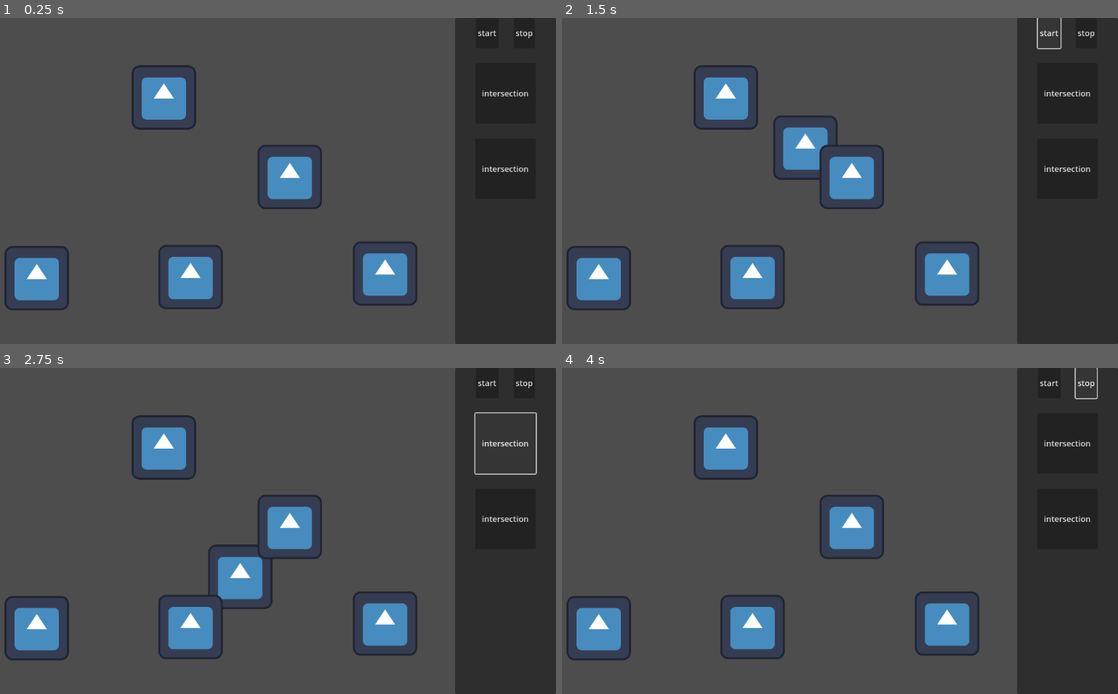
Above: before the commit, frames 1-4 (two rows, left to right).
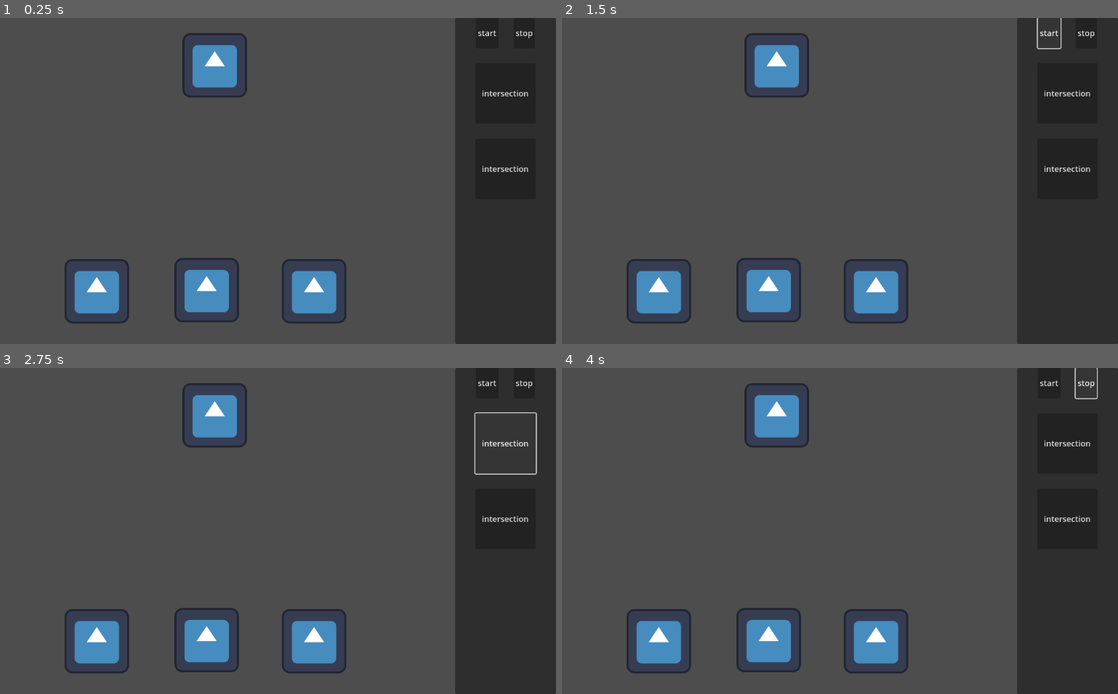
Above: after the commit, the same moments.

Repository: triangle-int/inner-inhabited
Game: Godot game, scene res://scenes/levels/test_level.tscn
Same seed, same stepped clock (60 frames per second), same inputs: the game is played once before the commit and once after it. The engine's default icon, where the game draws it, is replaced by a stand-in: a white triangle on a blue panel in a dark square.
Inputs:
- Up to frame 1 (0.25 s): no input
- Up to frame 2 (1.5 s): click "start" at 0.5 s; click "start" at 1.25 s
- Up to frame 3 (2.75 s): click "intersection" at 2 s
- Up to frame 4 (4 s): click "intersection" at 2.75 s; click "stop" at 3.5 s

The runs differ from the first frame. In frame 1, 11% of the frame differs, in the area x 0-76%, y 4-94%; in frame 2, 12%; in frame 3, 12%; in frame 4, 11%.
Error after the commit: Out of bounds get index '0' (on base: 'Array[Connection]') (res://scripts/core/intersection.gd:7)

Commit message:
Basic connections

Diff:
--- a/project.godot
+++ b/project.godot
@@ -30,6 +30,11 @@
 "events": [Object(InputEventMouseButton,"resource_local_to_scene":false,"resource_name":"","device":-1,"window_id":0,"a …(253 unchanged characters)…
 ]
 }
+connect_nodes={
+"deadzone": 0.5,
+"events": [Object(InputEventMouseButton,"resource_local_to_scene":false,"resource_name":"","device":-1,"window_id":0,"alt_pressed":false,"shift_pressed":false,"ctrl_pressed":false,"meta_pressed":false,"button_mask":0,"position":Vector2(0, 0),"global_position":Vector2(0, 0),"factor":1.0,"button_index":2,"canceled":false,"pressed":false,"double_click":false,"script":null)
+]
+}
 
 [rendering]
 
--- /dev/null
+++ b/scenes/core/base_signal_node.tscn
@@ -0,0 +1,11 @@
+[gd_scene load_steps=3 format=3 uid="uid://dcm2wni227j1"]
+
+[ext_resource type="Texture2D" uid="uid://dotaamtqndjj7" path="res://icon.svg" id="1_tl3m1"]
+[ext_resource type="PackedScene" uid="uid://bk7jdnoknpq6c" path="res://scenes/core/connection_holder.tscn" id="2_c8g5t"]
+
+[node name="BaseSignalNode" type="Node2D"]
+
+[node name="Sprite2D" type="Sprite2D" parent="."]
+texture = ExtResource("1_tl3m1")
+
+[node name="ConnectionHolder" parent="." instance=ExtResource("2_c8g5t")]
--- /dev/null
+++ b/scenes/core/connection.tscn
@@ -0,0 +1,6 @@
+[gd_scene load_steps=2 format=3 uid="uid://bb2o3vycytnhl"]
+
+[ext_resource type="Script" path="res://scripts/core/connection.gd" id="1_ku4s5"]
+
+[node name="Connection" type="Line2D"]
+script = ExtResource("1_ku4s5")
--- /dev/null
+++ b/scenes/core/connection_holder.tscn
@@ -0,0 +1,14 @@
+[gd_scene load_steps=4 format=3 uid="uid://bk7jdnoknpq6c"]
+
+[ext_resource type="Script" path="res://scripts/core/connection_holder.gd" id="1_gq13q"]
+[ext_resource type="PackedScene" uid="uid://bb2o3vycytnhl" path="res://scenes/core/connection.tscn" id="2_xf7n7"]
+
+[sub_resource type="RectangleShape2D" id="RectangleShape2D_jyqum"]
+size = Vector2(120, 120)
+
+[node name="Connection" type="Area2D"]
+script = ExtResource("1_gq13q")
+line = ExtResource("2_xf7n7")
+
+[node name="CollisionShape2D" type="CollisionShape2D" parent="."]
+shape = SubResource("RectangleShape2D_jyqum")
--- a/scenes/core/counter_.tscn
+++ /dev/null
@@ -1,11 +0,0 @@
-[gd_scene load_steps=3 format=3 uid="uid://c4xno8qjrkw4l"]
-
-[ext_resource type="Texture2D" uid="uid://dotaamtqndjj7" path="res://icon.svg" id="1_btikd"]
-[ext_resource type="Script" path="res://scripts/core/counter_receiver.gd" id="1_mv3u7"]
-
-[node name="CounterReceiver" type="Node2D"]
-script = ExtResource("1_mv3u7")
-target_count = 1
-
-[node name="Sprite2D" type="Sprite2D" parent="."]
-texture = ExtResource("1_btikd")
--- a/scenes/core/counter_receiver.tscn
+++ b/scenes/core/counter_receiver.tscn
@@ -1,10 +1,8 @@
-[gd_scene load_steps=3 format=3 uid="uid://bal0o62qqsxyh"]
+[gd_scene load_steps=3 format=3 uid="uid://bhqnux2qnkqmr"]
 
-[ext_resource type="Script" path="res://scripts/core/receiver.gd" id="1_5e8a3"]
-[ext_resource type="Texture2D" uid="uid://dotaamtqndjj7" path="res://icon.svg" id="2_h3q85"]
+[ext_resource type="Script" path="res://scripts/core/counter_receiver.gd" id="1_mv3u7"]
+[ext_resource type="PackedScene" uid="uid://dcm2wni227j1" path="res://scenes/core/base_signal_node.tscn" id="1_nxr3q"]
 
-[node name="Receiver" type="Node2D"]
-script = ExtResource("1_5e8a3")
-
-[node name="Sprite2D" type="Sprite2D" parent="."]
-texture = ExtResource("2_h3q85")
+[node name="BaseSignalNode" instance=ExtResource("1_nxr3q")]
+script = ExtResource("1_mv3u7")
+target_count = 1
--- a/scenes/core/intersection.tscn
+++ b/scenes/core/intersection.tscn
@@ -1,13 +1,11 @@
-[gd_scene load_steps=4 format=3 uid="uid://cu6u3jmqp284f"]
+[gd_scene load_steps=4 format=3 uid="uid://b55fq6rpc6drj"]
 
 [ext_resource type="Script" path="res://scripts/core/intersection.gd" id="1_jec06"]
-[ext_resource type="Texture2D" uid="uid://dotaamtqndjj7" path="res://icon.svg" id="1_w6icv"]
+[ext_resource type="PackedScene" uid="uid://dcm2wni227j1" path="res://scenes/core/base_signal_node.tscn" id="1_pyhd6"]
 [ext_resource type="PackedScene" uid="uid://coew4enk4amt" path="res://scenes/core/drag.tscn" id="3_4apgu"]
 
-[node name="Intersection" type="Node2D"]
+[node name="BaseSignalNode" instance=ExtResource("1_pyhd6")]
 script = ExtResource("1_jec06")
+connection_limit = 2
 
-[node name="Sprite2D" type="Sprite2D" parent="."]
-texture = ExtResource("1_w6icv")
-
-[node name="Drag" parent="." instance=ExtResource("3_4apgu")]
+[node name="Drag" parent="." index="2" instance=ExtResource("3_4apgu")]
--- /dev/null
+++ b/scenes/core/root.tscn
@@ -0,0 +1,13 @@
+[gd_scene load_steps=3 format=3 uid="uid://7pmpnt64e464"]
+
+[ext_resource type="PackedScene" uid="uid://dcm2wni227j1" path="res://scenes/core/base_signal_node.tscn" id="1_uhdj7"]
+[ext_resource type="Script" path="res://scripts/core/intersection.gd" id="2_2ofcv"]
+
+[node name="BaseSignalNode" instance=ExtResource("1_uhdj7")]
+position = Vector2(0, -1)
+script = ExtResource("2_2ofcv")
+connection_limit = 1
+
+[node name="Connection" parent="." index="1"]
+script = ExtResource("2_2ofcv")
+connection_limit = 1
--- a/scenes/levels/test_level.tscn
+++ b/scenes/levels/test_level.tscn
@@ -1,9 +1,9 @@
 [gd_scene load_steps=10 format=3 uid="uid://bou72wqxg1rjn"]
 
-[ext_resource type="PackedScene" uid="uid://cu6u3jmqp284f" path="res://scenes/core/intersection.tscn" id="1_0xjkx"]
 [ext_resource type="Script" path="res://scripts/core/level.gd" id="1_bimvr"]
 [ext_resource type="Script" path="res://scripts/core/signal_info.gd" id="2_6c7n2"]
-[ext_resource type="PackedScene" uid="uid://c4xno8qjrkw4l" path="res://scenes/core/counter_.tscn" id="2_t5ral"]
+[ext_resource type="PackedScene" uid="uid://bhqnux2qnkqmr" path="res://scenes/core/counter_receiver.tscn" id="2_t5ral"]
+[ext_resource type="PackedScene" uid="uid://7pmpnt64e464" path="res://scenes/core/root.tscn" id="3_hdv3g"]
 [ext_resource type="PackedScene" uid="uid://50raqfm2a7qy" path="res://scenes/core/ui/level_ui.tscn" id="5_mwf1r"]
 [ext_resource type="PackedScene" uid="uid://dkoakrtki43s5" path="res://scenes/core/ui/intersection_button.tscn" id="6_tca8u"]
 
@@ -22,25 +22,20 @@
 [node name="TestLevel" type="Node2D" node_paths=PackedStringArray("receivers", "root")]
 script = ExtResource("1_bimvr")
 sequence = Array[ExtResource("2_6c7n2")]([SubResource("Resource_p071k"), SubResource("Resource_r7g8l"), SubResource("Resource_xhi4g")])
-receivers = [NodePath("Receiver"), NodePath("Receiver2"), NodePath("Receiver3")]
-root = NodePath("Intersection")
+receivers = [NodePath("BaseSignalNode2"), NodePath("BaseSignalNode3"), NodePath("BaseSignalNode4")]
+root = NodePath("BaseSignalNode")
 
-[node name="Intersection" parent="." node_paths=PackedStringArray("connections") instance=ExtResource("1_0xjkx")]
-position = Vector2(374, 158)
-connections = [NodePath("../Intersection2"), NodePath("../Receiver")]
+[node name="BaseSignalNode" parent="." instance=ExtResource("3_hdv3g")]
+position = Vector2(475, 94)
 
-[node name="Receiver" parent="." instance=ExtResource("2_t5ral")]
-position = Vector2(122, 517)
+[node name="BaseSignalNode2" parent="." instance=ExtResource("2_t5ral")]
+position = Vector2(241, 543)
 
-[node name="Intersection2" parent="." node_paths=PackedStringArray("connections") instance=ExtResource("1_0xjkx")]
-position = Vector2(624, 316)
-connections = [NodePath("../Receiver2"), NodePath("../Receiver3")]
+[node name="BaseSignalNode3" parent="." instance=ExtResource("2_t5ral")]
+position = Vector2(459, 541)
 
-[node name="Receiver2" parent="." instance=ExtResource("2_t5ral")]
-position = Vector2(427, 515)
-
-[node name="Receiver3" parent="." instance=ExtResource("2_t5ral")]
-position = Vector2(813, 508)
+[node name="BaseSignalNode4" parent="." instance=ExtResource("2_t5ral")]
+position = Vector2(672, 543)
 
 [node name="CanvasLayer" type="CanvasLayer" parent="."]
 
--- a/scripts/core/base_signal_node.gd
+++ b/scripts/core/base_signal_node.gd
@@ -1,7 +1,9 @@
 class_name BaseSignalNode
 extends Node2D
 
-@export var connections: Array[BaseSignalNode]
+@export var connection_limit: int
+
+var connections: Array[Connection]
 
 
 func receive_signal(signal_info: SignalInfo) -> void:
--- /dev/null
+++ b/scripts/core/connection.gd
@@ -0,0 +1,27 @@
+class_name Connection
+extends Line2D
+
+var source: BaseSignalNode
+var target: BaseSignalNode
+
+
+func start_connection(new_source: BaseSignalNode) -> void:
+	source = new_source
+	add_point(Vector2.ZERO)
+	add_point(Vector2.ZERO)
+
+
+func end_connection(new_target: BaseSignalNode) -> void:
+	if source.connections.any(func(conn: Connection) -> bool: return conn.target == new_target):
+		return
+
+	target = new_target
+	source.connections.push_back(self)
+	ConnectionHolder.current = null
+
+
+func _process(_delta: float) -> void:
+	if target == null:
+		set_point_position(1, get_global_mouse_position() - source.position)
+	else:
+		set_point_position(1, target.global_position - source.global_position)
--- /dev/null
+++ b/scripts/core/connection_holder.gd
@@ -0,0 +1,34 @@
+class_name ConnectionHolder
+extends Area2D
+
+@export var line: PackedScene
+
+var _mouse_over: bool
+
+static var current: Connection
+
+
+func _ready() -> void:
+	mouse_entered.connect(func() -> void: _mouse_over = true)
+	mouse_exited.connect(func() -> void: _mouse_over = false)
+
+
+func _process(_delta: float) -> void:
+	if not _mouse_over or not Input.is_action_just_pressed("connect_nodes"):
+		return
+
+	if current != null:
+		if current.source == self:
+			return
+
+		current.end_connection(get_parent())
+		return
+
+	var parent := get_parent() as BaseSignalNode
+
+	if parent.connections.size() >= parent.connection_limit:
+		return
+
+	current = line.instantiate() as Connection
+	current.start_connection(parent)
+	add_child(current)
--- a/scripts/core/intersection.gd
+++ b/scripts/core/intersection.gd
@@ -4,7 +4,7 @@
 
 
 func _receive_signal(signal_info: SignalInfo) -> void:
-	SignalSender.send_signal(position, connections[_current], signal_info)
+	SignalSender.send_signal(position, connections[_current].target, signal_info)
 	_current = (_current + 1) % connections.size()
 
 
Not shown, changed: .zed/settings.json
